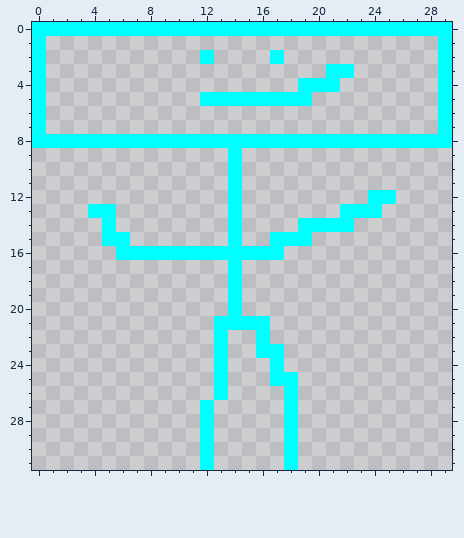
Two states of a pixel-art sprite, human.atlas/human_1.png. The picture above is the old version.
The file is 30x32 pixels.
New version:
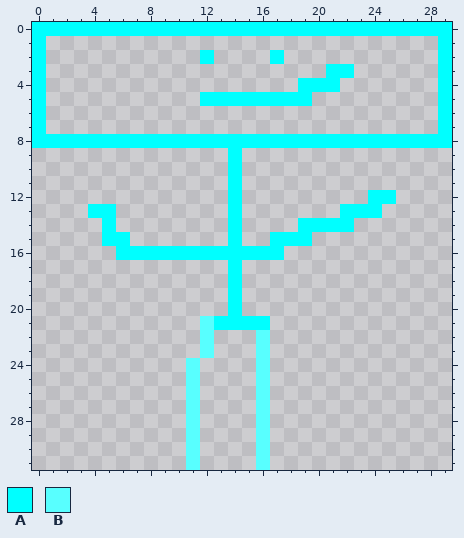
Palette (. is transparent): A #00ffff  B #58ffff
The exact change:
{"y":21,"x":12,"old":".","new":"B"}
{"y":22,"x":12,"old":".A","new":"B."}
{"y":22,"x":16,"old":"A","new":"B"}
{"y":23,"x":12,"old":".A","new":"B."}
{"y":23,"x":16,"old":"AA","new":"B."}
{"y":24,"x":11,"old":".","new":"B"}
{"y":24,"x":13,"old":"A","new":"."}
{"y":24,"x":16,"old":".A","new":"B."}
{"y":25,"x":11,"old":".","new":"B"}
{"y":25,"x":13,"old":"A","new":"."}
{"y":25,"x":16,"old":".AA","new":"B.."}
{"y":26,"x":11,"old":".","new":"B"}
{"y":26,"x":13,"old":"A","new":"."}
{"y":26,"x":16,"old":".","new":"B"}
{"y":26,"x":18,"old":"A","new":"."}
{"y":27,"x":11,"old":".A","new":"B."}
{"y":27,"x":16,"old":".","new":"B"}
{"y":27,"x":18,"old":"A","new":"."}
{"y":28,"x":11,"old":".A","new":"B."}
{"y":28,"x":16,"old":".","new":"B"}
{"y":28,"x":18,"old":"A","new":"."}
{"y":29,"x":11,"old":".A","new":"B."}
{"y":29,"x":16,"old":".","new":"B"}
{"y":29,"x":18,"old":"A","new":"."}
{"y":30,"x":11,"old":".A","new":"B."}
{"y":30,"x":16,"old":".","new":"B"}
{"y":30,"x":18,"old":"A","new":"."}
{"y":31,"x":11,"old":".A","new":"B."}
{"y":31,"x":16,"old":".","new":"B"}
{"y":31,"x":18,"old":"A","new":"."}
{"label":"changed","picture_box":[186,316,298,470]}
